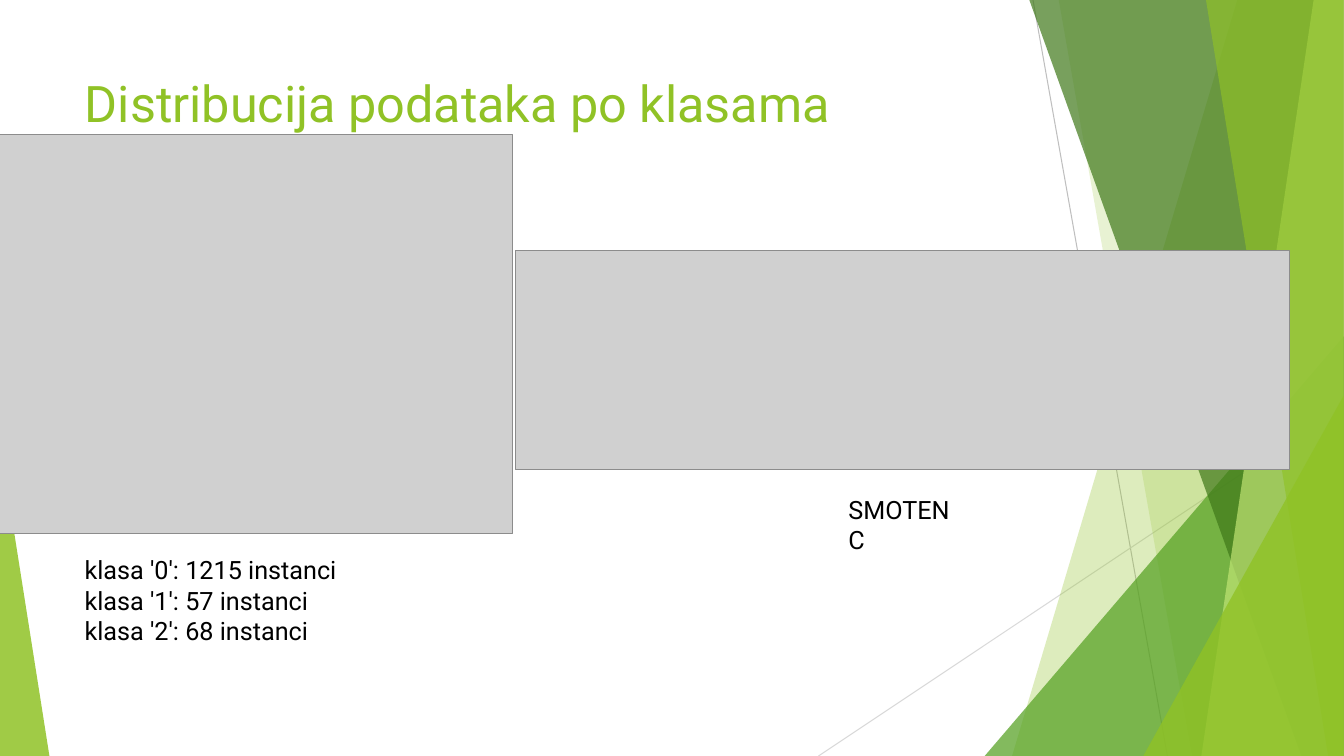
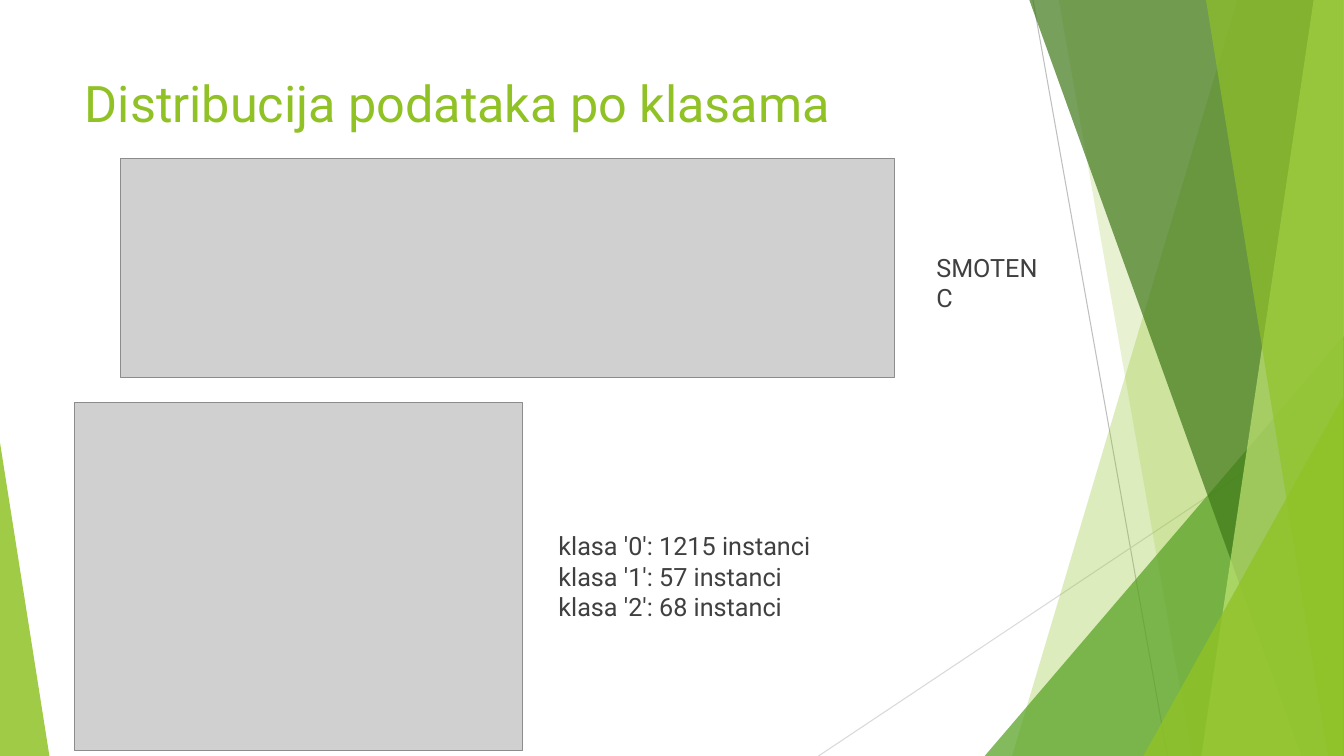
Before and after one commit to MATF-istrazivanje-podataka-1/2023_Data_Mining_Baseball_Dataset, a slide deck: slide 4 of presentation.pptx. Drawn at 1344x756 pixels with LibreOffice and Linux fonts; fonts in the diff are those of the drawing; grey boxes stand for pictures. Boxes give left, top, right and bottom in pixels: in the first picture for what was removed or moved away, otherwise in the second. Text is boxed around its words. In the diff, an @@ line names an element or a change of style, - is before the commit and + after.

```diff
--- a/presentation.pptx
+++ b/presentation.pptx
@@ picture: place and size @@
-picture at box(515, 251, 1290, 470)
+picture at box(120, 158, 894, 377)
@@ text "SMOTENC" at box(927, 248, 1055, 288): text colour #000000 to #404040 @@
@@ text "SMOTENC": place and size @@
-text "SMOTENC" at box(839, 489, 967, 529)
+text "SMOTENC" at box(927, 248, 1055, 288)
@@ picture: place and size @@
-picture at box(0, 134, 513, 533)
+picture at box(75, 402, 522, 751)
@@ text "klasa '0': 1215 instanci": place and size @@
-text "klasa '0': 1215 instanci" at box(85, 560, 336, 641)
+text "klasa '0': 1215 instanci" at box(558, 536, 810, 617)
@@ text "klasa '0': 1215 instanci" at box(558, 536, 810, 617): text colour #000000 to #404040 @@
```
Also in this commit, not shown: 8 other slides changed, 3 slides added, 3 slides removed.
